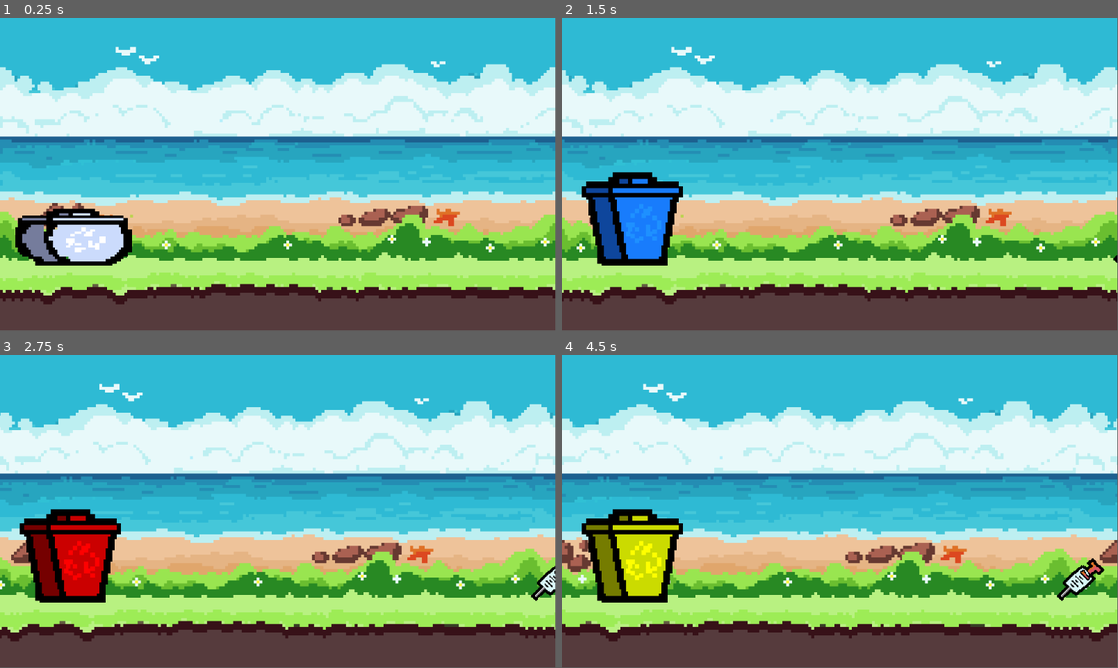
Above: before the commit, frames 1-4 (two rows, left to right).
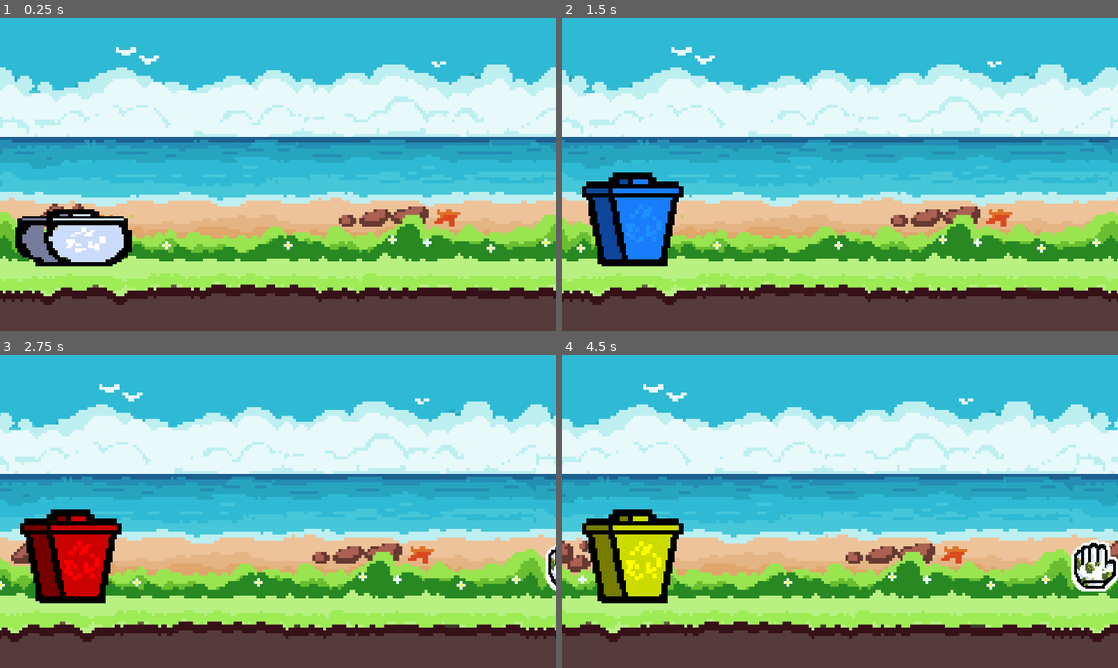
Above: after the commit, the same moments.

Repository: dedsocks/Inventorium
Game: Godot game, scene res://scenes/main.tscn
Same seed, same stepped clock (60 frames per second), same inputs: the game is played once before the commit and once after it.
Inputs:
- Up to frame 1 (0.25 s): no input
- Up to frame 2 (1.5 s): tap Enter (ui_accept) at 0.5, 0.77 s; hold Right (ui_right) 0.53-1.28 s; hold Down (ui_down) from 1.28 s (still down)
- Up to frame 3 (2.75 s): tap Enter (ui_accept) at 1.52 s; release Down (ui_down) at 2.03 s; hold Right (ui_right) from 2.03 s (still down)
- Up to frame 4 (4.5 s): release Right (ui_right) at 2.78 s; hold Up (ui_up) 2.78-3.53 s; tap Enter (ui_accept) at 3.02, 3.77 s; hold Left (ui_left) from 3.53 s (still down)
The window is 799x449 before the commit and 800x450 after it. Grey fills any space a smaller window leaves; there, only what the larger window draws over its background counts as a difference.

The runs differ from the first frame. In frame 1, 3.6% of the frame differs, in the area x 0-100%, y 0-92%; in frame 2, 3.6%; in frame 3, 4.0%; in frame 4, 5.0%.

Commit message:
Add new obstacle sprites
new obstacle sprites added
and their y coordinate changed

Diff:
--- a/inventorium/project.godot
+++ b/inventorium/project.godot
@@ -10,9 +10,13 @@
 
 [application]
 
-config/name="Inventorium"
+config/name="Inventorium(doc)"
 run/main_scene="res://scenes/main.tscn"
 config/features=PackedStringArray("4.3", "Forward Plus")
+
+[display]
+
+window/stretch/mode="canvas_items"
 
 [rendering]
 
--- a/inventorium/scenes/apple.tscn
+++ b/inventorium/scenes/apple.tscn
@@ -1,17 +1,14 @@
 [gd_scene load_steps=2 format=3 uid="uid://872cn6vr2ewb"]
 
-[ext_resource type="Texture2D" uid="uid://byrh0u6a6maui" path="res://assets/sprites/apple.png" id="1_4efao"]
+[ext_resource type="Texture2D" uid="uid://8in5j2luxuyg" path="res://assets/sprites/apple.png" id="1_4efao"]
 
 [node name="apple" type="Area2D"]
-scale = Vector2(1.1, 1.1)
+scale = Vector2(3, 3)
 
 [node name="Sprite2D" type="Sprite2D" parent="."]
 texture_filter = 1
-position = Vector2(0, -4)
-scale = Vector2(1.1, 1.1)
 texture = ExtResource("1_4efao")
 centered = false
 
 [node name="CollisionPolygon2D" type="CollisionPolygon2D" parent="."]
-scale = Vector2(1.1, 1.1)
-polygon = PackedVector2Array(72, 14, 41, 30, 25, 43, 40, 64, 30, 82, 42, 109, 74, 108, 92, 91, 84, 71, 83, 60, 92, 53, 97, 14)
+polygon = PackedVector2Array(35.7576, 15.1515, 30.9091, 15.4545, 22.4242, 16.9697, 19.0909, 25.7576, 22.7273, 26.9697, 23.6364, 30.303, 20.303, 32.4242, 20.303, 39.0909, 24.5455, 42.1212, 37.2727, 41.8182, 41.5151, 38.4848, 37.8788, 30.303, 42.1212, 25.4545, 40.6061, 18.4848)
--- a/inventorium/scenes/bottle.tscn
+++ b/inventorium/scenes/bottle.tscn
@@ -1,12 +1,12 @@
 [gd_scene load_steps=3 format=3 uid="uid://dewri6i5d8vhv"]
 
-[ext_resource type="Texture2D" uid="uid://bwo0rs0nrbm71" path="res://assets/sprites/bottle.png" id="1_dbvw5"]
+[ext_resource type="Texture2D" uid="uid://dm0ps4yc6yemt" path="res://assets/sprites/bottle.png" id="1_dbvw5"]
 
-[sub_resource type="CapsuleShape2D" id="CapsuleShape2D_f8e14"]
-radius = 22.0
-height = 74.0
+[sub_resource type="CapsuleShape2D" id="CapsuleShape2D_fmlei"]
+radius = 11.0
 
 [node name="bottle" type="Area2D"]
+scale = Vector2(2.9, 2.9)
 
 [node name="Sprite2D" type="Sprite2D" parent="."]
 texture_filter = 1
@@ -14,6 +14,5 @@
 centered = false
 
 [node name="CollisionShape2D" type="CollisionShape2D" parent="."]
-z_index = 1
-position = Vector2(58, 73)
-shape = SubResource("CapsuleShape2D_f8e14")
+position = Vector2(31, 31)
+shape = SubResource("CapsuleShape2D_fmlei")
--- a/inventorium/scenes/dustbin.tscn
+++ b/inventorium/scenes/dustbin.tscn
@@ -100,6 +100,7 @@
 self_modulate = Color(0.952941, 1, 1, 1)
 
 [node name="AnimatedSprite2D" type="AnimatedSprite2D" parent="."]
+z_index = 2
 texture_filter = 1
 scale = Vector2(0.101563, 0.103125)
 sprite_frames = SubResource("SpriteFrames_38yr6")
--- /dev/null
+++ b/inventorium/scenes/glove.tscn
@@ -0,0 +1,18 @@
+[gd_scene load_steps=3 format=3 uid="uid://buvc8k35xaegm"]
+
+[ext_resource type="Texture2D" uid="uid://cm1mhib1rds3k" path="res://assets/sprites/glove.png" id="1_id4qx"]
+
+[sub_resource type="CircleShape2D" id="CircleShape2D_dfokw"]
+radius = 13.0384
+
+[node name="glove" type="Area2D"]
+scale = Vector2(2.9, 2.9)
+
+[node name="Sprite2D" type="Sprite2D" parent="."]
+texture_filter = 1
+texture = ExtResource("1_id4qx")
+centered = false
+
+[node name="CollisionShape2D" type="CollisionShape2D" parent="."]
+position = Vector2(32, 32)
+shape = SubResource("CircleShape2D_dfokw")
--- a/inventorium/scenes/medicine.tscn
+++ b/inventorium/scenes/medicine.tscn
@@ -1,19 +1,18 @@
 [gd_scene load_steps=3 format=3 uid="uid://bp10m02ejka3x"]
 
-[ext_resource type="Texture2D" uid="uid://b0ji3u313bqiw" path="res://assets/sprites/red_item.png" id="1_v6vks"]
+[ext_resource type="Texture2D" uid="uid://y8nia15r7xfc" path="res://assets/sprites/medicine.png" id="1_j4pqv"]
 
-[sub_resource type="CapsuleShape2D" id="CapsuleShape2D_g03yg"]
-radius = 28.0
-height = 70.0
+[sub_resource type="RectangleShape2D" id="RectangleShape2D_cne58"]
+size = Vector2(25, 30)
 
 [node name="medicine" type="Area2D"]
+scale = Vector2(2.9, 2.9)
 
 [node name="Sprite2D" type="Sprite2D" parent="."]
 texture_filter = 1
-texture = ExtResource("1_v6vks")
+texture = ExtResource("1_j4pqv")
 centered = false
 
 [node name="CollisionShape2D" type="CollisionShape2D" parent="."]
-z_index = 1
-position = Vector2(60, 63)
-shape = SubResource("CapsuleShape2D_g03yg")
+position = Vector2(29.5, 30)
+shape = SubResource("RectangleShape2D_cne58")
--- a/inventorium/scenes/sringe.tscn
+++ /dev/null
@@ -1,14 +0,0 @@
-[gd_scene load_steps=2 format=3 uid="uid://buvc8k35xaegm"]
-
-[ext_resource type="Texture2D" uid="uid://453ktq7i7shr" path="res://assets/sprites/yellow_item.png" id="1_sywhb"]
-
-[node name="sringe" type="Area2D"]
-
-[node name="Sprite2D" type="Sprite2D" parent="."]
-texture_filter = 1
-texture = ExtResource("1_sywhb")
-centered = false
-
-[node name="CollisionPolygon2D" type="CollisionPolygon2D" parent="."]
-z_index = 1
-polygon = PackedVector2Array(89, 23, 81, 32, 86, 38, 79, 43, 68, 38, 53, 50, 32, 70, 31, 74, 37, 81, 30, 87, 23, 94, 19, 98, 28, 108, 32, 103, 48, 90, 58, 99, 77, 83, 93, 69, 98, 65, 89, 57, 99, 50, 108, 56, 115, 45, 93, 24)
--- a/inventorium/scripts/main.gd
+++ b/inventorium/scripts/main.gd
@@ -8,10 +8,10 @@
 
 # Waste spawning components
 var apple = preload("res://scenes/apple.tscn")
-var sringe = preload("res://scenes/sringe.tscn")
+var glove = preload("res://scenes/glove.tscn")
 var medicine = preload("res://scenes/medicine.tscn")
 var bottle = preload("res://scenes/bottle.tscn")
-var obstacleType = [apple, sringe, medicine, bottle]
+var obstacleType = [apple, glove, medicine, bottle]
 var spawnPos = [500,600,700,800,900]
 var obstacle = []
 var f = 0 #flag for checking first item
@@ -71,7 +71,7 @@
 		var obs = obsType.instantiate()
 
 		obs_x = 1152 if f != 1 else obs_x + spawnNum()
-		var obs_y = 400
+		var obs_y = 345
 
 		lastObs = obs
 		spawn_obs(obs, obs_x, obs_y)
@@ -80,7 +80,7 @@
 func spawn_obs(obs, x, y):
 	obs.position = Vector2i(x, y)
 	$Obstacles.add_child(obs)
-	obstacle.clear()
+	#obstacle.clear()
 	f = 1
 
 func spawnNum():
Binary file changed: inventorium/assets/sprites/apple.png
Not shown, changed: inventorium/assets/sprites/apple.png.import
Binary file changed: inventorium/assets/sprites/bottle.png
Not shown, changed: inventorium/assets/sprites/bottle.png.import
Binary file added: inventorium/assets/sprites/glove.png
Not shown, changed: inventorium/assets/sprites/glove.png.import
Binary file added: inventorium/assets/sprites/medicine.png
Not shown, changed: inventorium/assets/sprites/medicine.png.import
Binary file removed: inventorium/assets/sprites/red_item.png
Binary file removed: inventorium/assets/sprites/yellow_item.png
